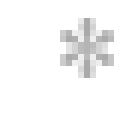
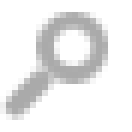
Layered file, before and after one edit (132px x 132px). Changes by layer:
hid group "needed" (1 layers) over 60, 18, 114, 78
showed group "search" (2 layers) over 0, 12, 114, 120
painted on "Layer 4" over 36, 12, 114, 84
painted on "Layer 3" over 0, 12, 114, 120
